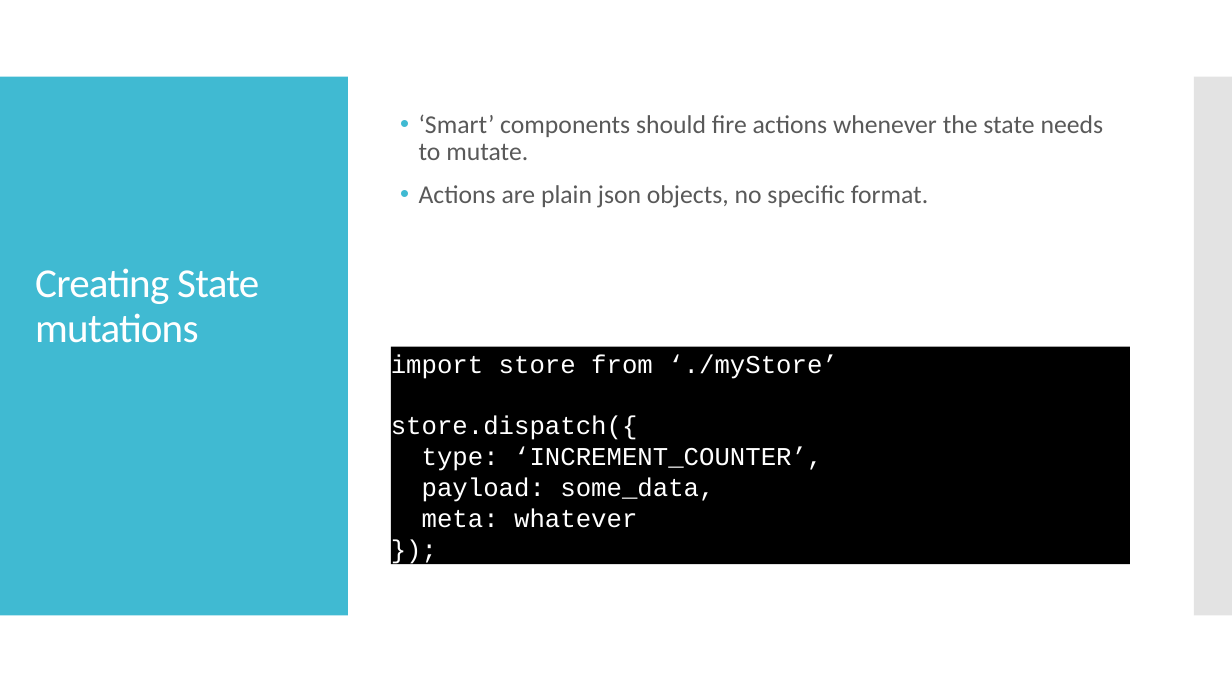
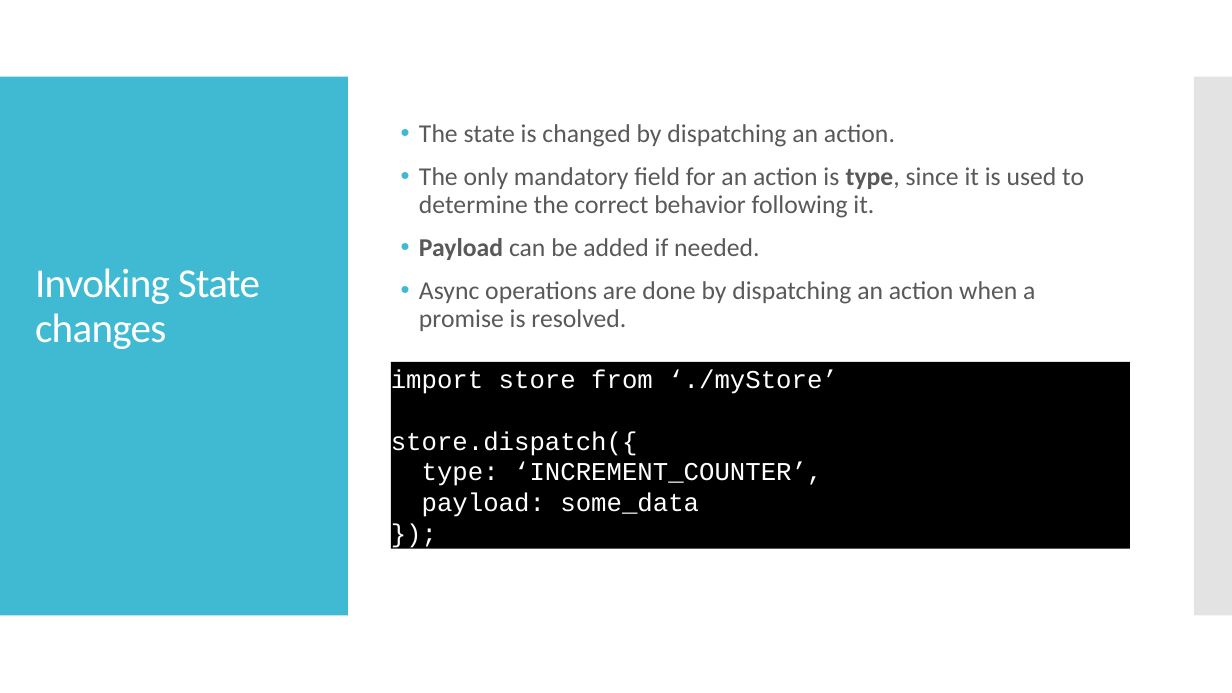
Before and after one commit to tikalk/vanilla-redux-meetup, a slide deck: slide 9 of Vanilla Redux.pptx (slide 12 before the commit). Drawn at 1232x693 pixels with LibreOffice and Linux fonts; fonts in the diff are those of the drawing. Boxes give left, top, right and bottom in pixels: in the first picture for what was removed or moved away, otherwise in the second. Text is boxed around its words. In the diff, an @@ line names an element or a change of style, - is before the commit and + after.

```diff
--- a/Vanilla Redux.pptx
+++ b/Vanilla Redux.pptx
@@ text at (419, 124, 1084, 331): text changed @@
-• ‘Smart’ components should fire actions whenever the state needs to mutate.
-• Actions are plain json objects, no specific format.
+• The state is changed by dispatching an action.
+• The only mandatory field for an action is type, since it is used to determine the correct behavior following it.
+• Payload can be added if needed.
+• Async operations are done by dispatching an action when a promise is resolved.
@@ title at (35, 268, 260, 349): text changed @@
-Creating State mutations
+Invoking State changes
@@ rectangle "import store from ‘./myStore’": place and size @@
-rectangle "import store from ‘./myStore’" at (391, 347, 1130, 565)
+rectangle "import store from ‘./myStore’" at (391, 362, 1130, 549)
@@ text in rectangle at (422, 492, 699, 517): text changed @@
-payload: some_data,
-meta: whatever
+payload: some_data
```
Also in this commit, not shown: 7 other slides changed, 1 slide added.
